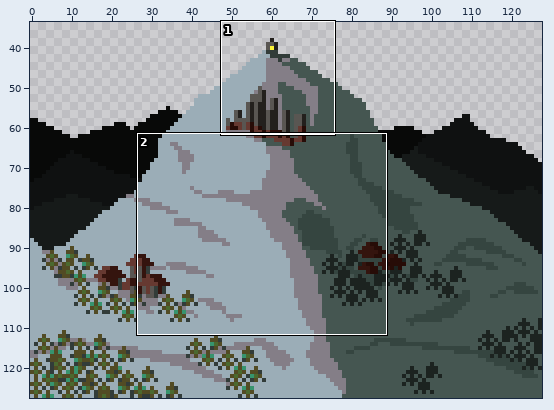
Two versions of one pixel-art file, assets/aseprite_files/places/overworld.ase. The first picture is a wide view before the edit; the outline marks the close-up.
Close-up. First the earlier version:
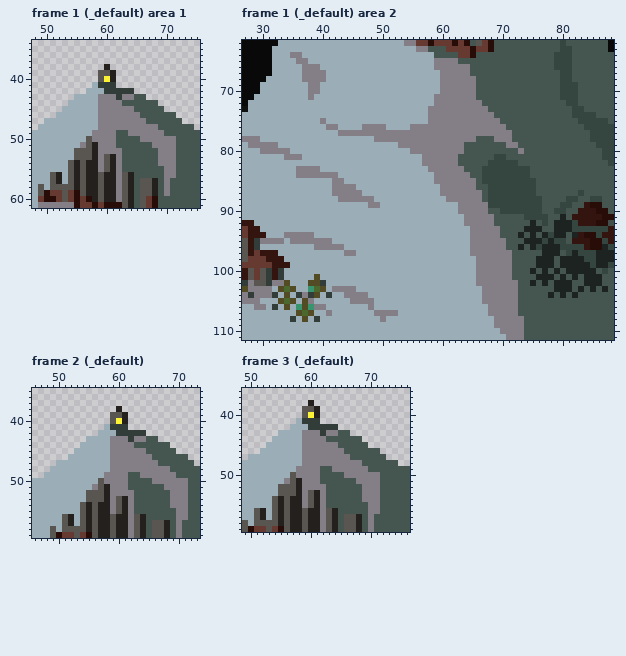
128x128 pixels, 3 frames. Shown: frame 1 (_default) area 1: x 48..75, y 34..61; frame 1 (_default) area 2: x 27..88, y 62..111; frame 2 (_default): x 46..73, y 35..59; frame 3 (_default): x 49..76, y 36..59. The wide view leaves out empty margins. The commit also changed other frames or places, which this record leaves out.
The result:
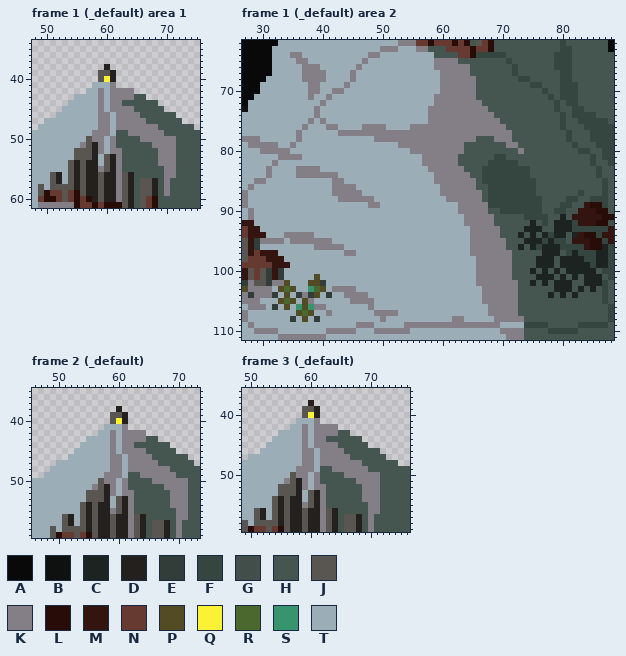
Palette (. is transparent): A #080908  B #0f1111  C #1c2320  D #23201d  E #323c39  F #354540  G #424e4a  H #455651  J #595652  K #847e87  L #270c07  M #34140e  N #663931  P #524b24  Q #fbf236  R #4b692f  S #37946e  T #9badb7
The edit:
layer "path" added
Changed rows in their new state; - is an unchanged pixel.
Frame 1 (_default) area 1, layers "path", "Layer 1":
first column x 59:
41 TTK---
42 KTKKKK
43 -T-K--
44 -T----
45 -T----
46 --T---
47 --T---
48 --T---
49 --T---
50 -T----
51 -T----
52 -T----
53 T-----
54 T-----
Frame 1 (_default) area 2, layer "path":
first column x 27:
 62 --------------------------K----------------------------------
 63 -----------------------KKK-----------------------------------
 64 ---------------------KK----------------FFFFF-----------------
 65 --------------------K-----------------------F----------------
 66 -------------------K-------------------------F---------------
 67 ------------------K--------------------------F---------------
 68 ------------------K---------------------------FF-------------
 69 -----------------K------------------------------FF-----------
 70 ---------------KK---------------------------------F----------
 71 --------------K------------------------------------F---------
 72 -------------K--------------------------------------F--------
 73 ------------K---------------------------------------F--------
 74 ------------K----------------------------------------F-------
 75 -----------K-----------------------------------------F-------
 76 ----------K------------------------------------------F-------
 77 ---------K--------------------------------------------F------
 78 ---------K--------------------------------------------F------
 79 --------K----------------------------------------------F-----
 80 --------------------------------------------------------FF---
 81 ------K---------------------------------------------------F--
 82 -----K----------------------------------------------------F--
 83 ----K------------------------------------------------------F-
 84 ----K------------------------------------------------------F-
 85 --KK--------------------------------------------------------F
 86 -K----------------------------------------------------------F
 87 K-----------------------------------------------------------F
 88 K-----------------------------------------------------------F
 89 K-----------------------------------------------------------F
 90 -K-----------------------------------------------------------
 91 -K-----------------------------------------------------------
first column x 27:
 97 -------------------------------------------------------------F
 98 -------------------------------------------------------------F
100 -------------------------------------------------------------F
101 -------------------------------------------------------------F
102 ------------------------------------------------------------F-
103 ------------------------------------------------------------F-
104 ------------------------------------------------------------F-
105 ------------------------------------------------------------F-
106 -K-----------------------------------------------------------F
107 K------------------------------------------------------------F
108 K----------------------------------KK------------------------F
109 -K-----------------KKK-----KKKKKKKKKKKKKKK-TTTTFFFF-----FFFFF-
110 --KKKK--------KKKKK---KKKKKK-----------------------FFFFF------
111 ------KKKKKKKK------------------------------------------------
Frame 2 (_default), layers "path", "Layer 1": the same change as frame 1 (_default) area 1
Frame 3 (_default), layers "path", "Layer 1": the same change as frame 1 (_default) area 1
Boxes around the changes in both close-ups, in picture pixels (x1, y1, x2, y2):
changed: (98, 82, 134, 166)
changed: (242, 40, 404, 220)
changed: (476, 52, 608, 208)
changed: (242, 250, 614, 340)
changed: (110, 424, 146, 508)
changed: (302, 418, 338, 502)
